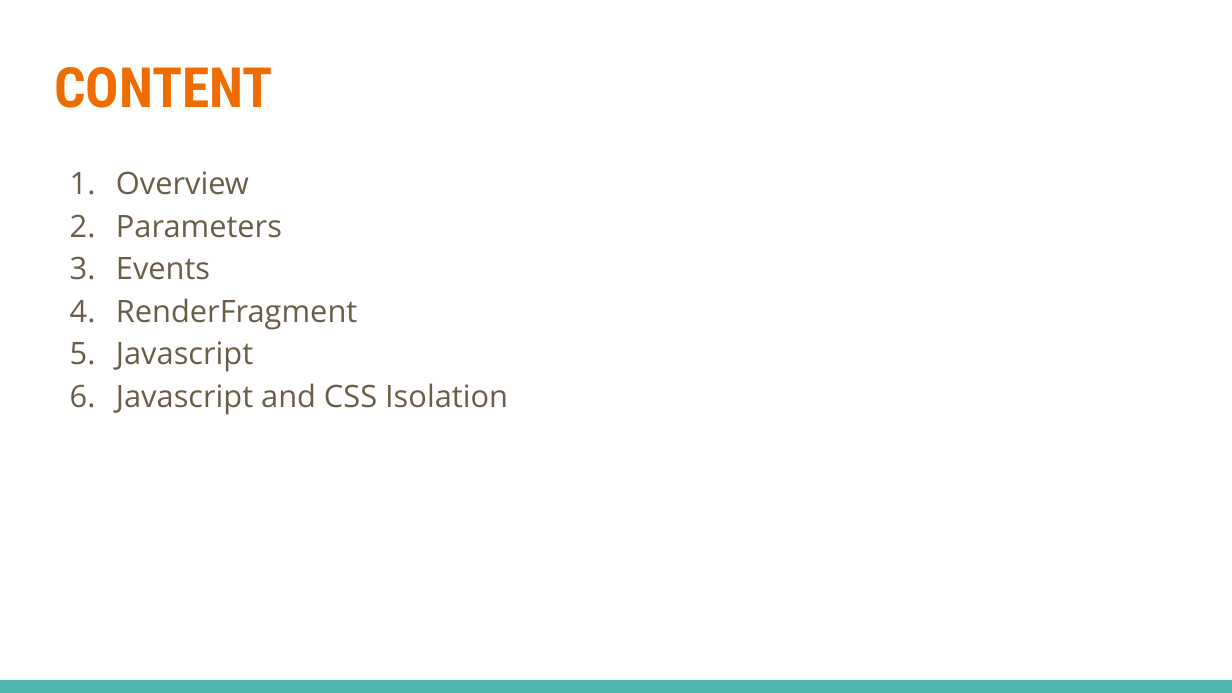
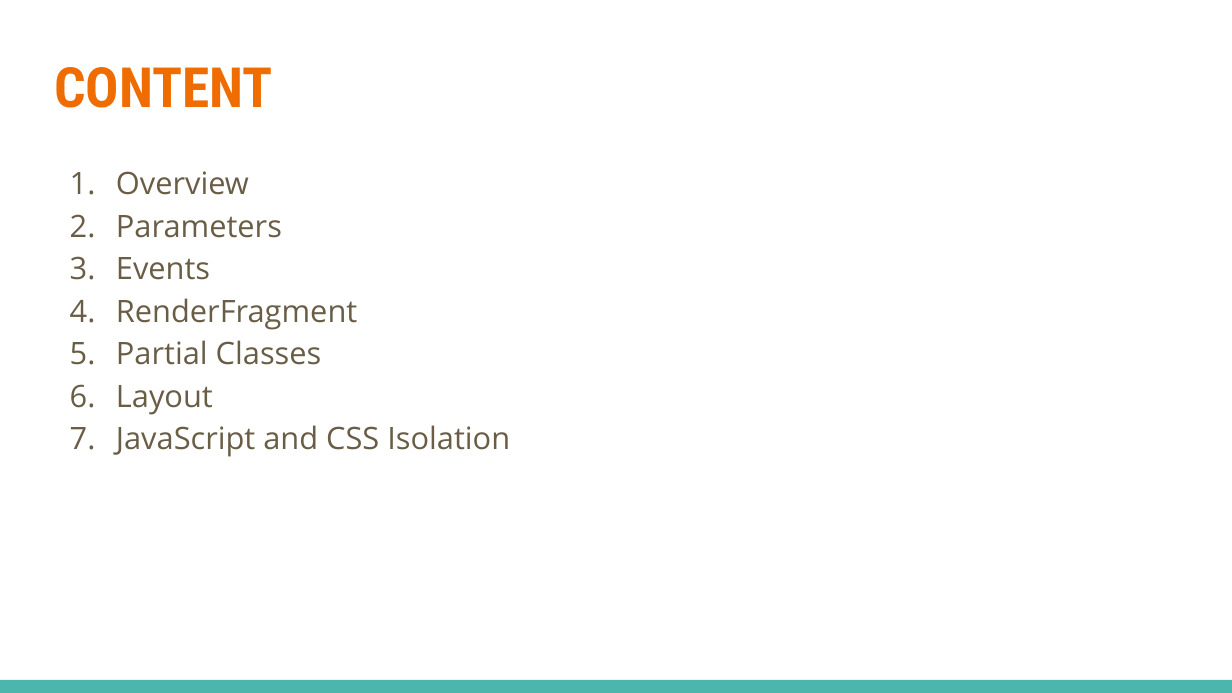
Before and after one commit to dinhhung09138/Learning-Example, a slide deck: slide 2 of BlazorComonent.pptx. Drawn at 1232x693 pixels with LibreOffice and Linux fonts; fonts in the diff are those of the drawing. Boxes give left, top, right and bottom in pixels: in the first picture for what was removed or moved away, otherwise in the second. Text is boxed around its words. In the diff, an @@ line names an element or a change of style, - is before the commit and + after.

```diff
--- a/BlazorComonent.pptx
+++ b/BlazorComonent.pptx
@@ text at box(116, 340, 510, 457): text changed @@
-5. Javascript
-6. Javascript and CSS Isolation
+5. Partial Classes
+6. Layout
+7. JavaScript and CSS Isolation
```
Also in this commit, not shown: 9 slides added, 1 slide removed, 8 other files.
